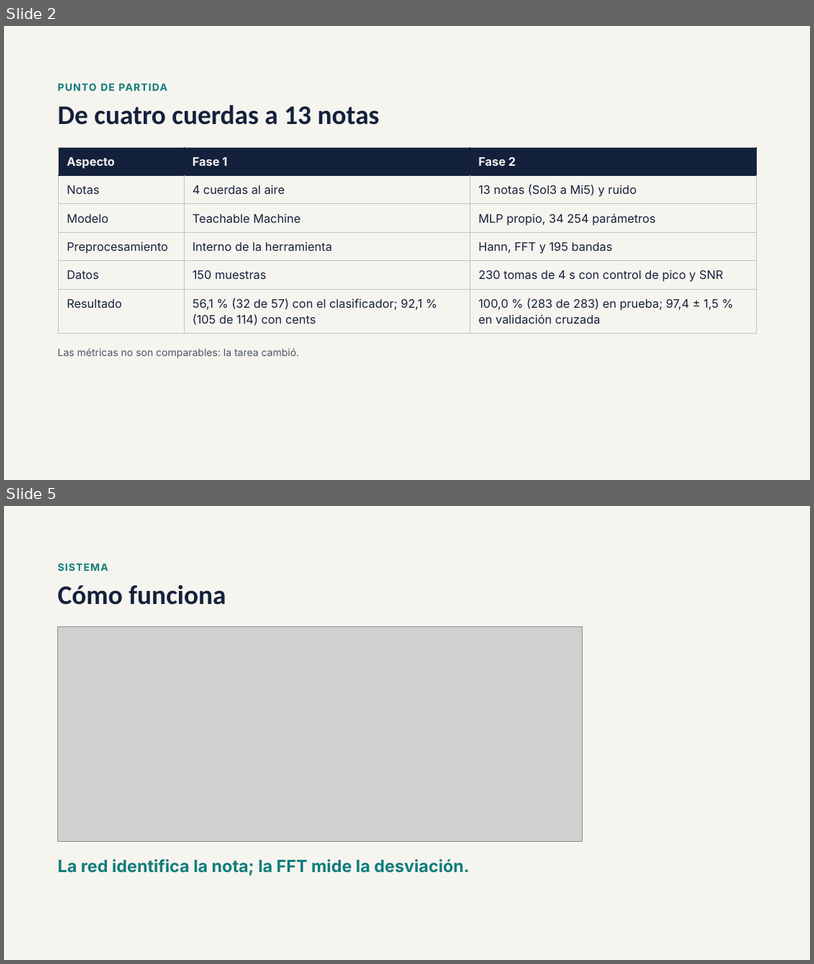
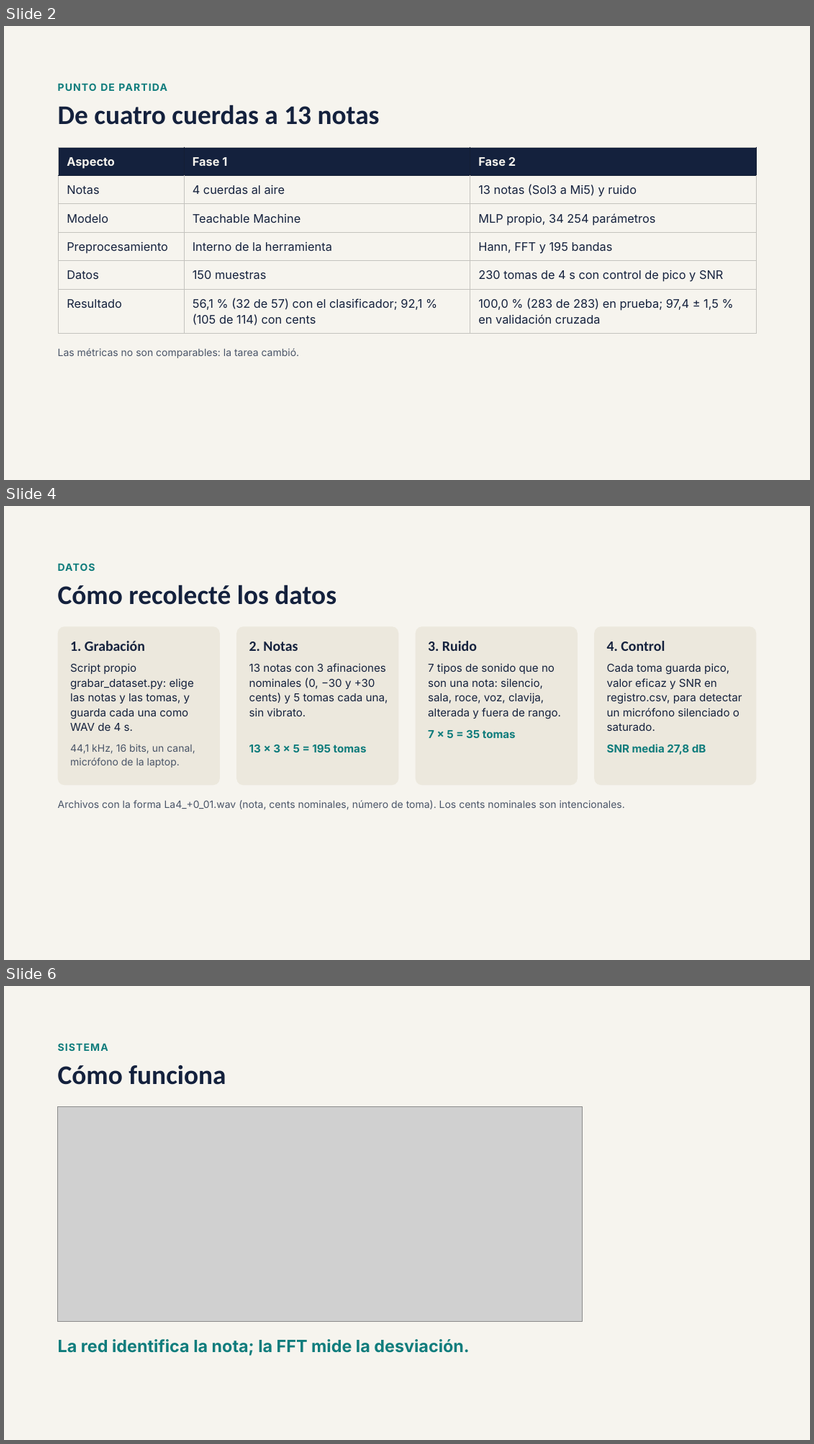
Before and after one commit to belenmejia07/ModeloAfinador, a slide deck: docs/Afinador_Violin_IA_fase2.pptx. Shown one above the other, each under a label of ours: slides 2 and 5 before the commit, slides 2, 4 and 6 after it; the slides between them are not shown. The pictures are 814x964 and 814x1444 pixels, drawn with LibreOffice and Linux fonts; fonts in the diff are those of the drawing; grey boxes stand for pictures. Boxes give left, top, right and bottom in pixels: in the first picture for what was removed or moved away, otherwise in the second. Text is boxed around its words. In the diff, an @@ line names an element or a change of style, - is before the commit and + after.

```diff
--- a/docs/Afinador_Violin_IA_fase2.pptx
+++ b/docs/Afinador_Violin_IA_fase2.pptx
@@ slide 4 added at (4,506,810,960), background #F6F4EE @@
@@ text added at (58,563,95,571), 12 pt, text #0F7C7C, bold @@
+DATOS
@@ title added at (58,584,337,605), 32 pt, text #14213D, bold @@
+Cómo recolecté los datos
@@ rounded rectangle added at (58,626,220,785), fill #ECE8DD @@
@@ rounded rectangle added at (237,626,399,785), fill #ECE8DD @@
@@ rounded rectangle added at (416,626,578,785), fill #ECE8DD @@
@@ rounded rectangle added at (594,626,756,785), fill #ECE8DD @@
@@ text added at (70,641,145,651), 17 pt, text #14213D, bold @@
+1. Grabación
@@ text added at (250,641,298,651), 17 pt, text #14213D, bold @@
+2. Notas
@@ text added at (428,641,477,651), 17 pt, text #14213D, bold @@
+3. Ruido
@@ text added at (607,641,665,651), 17 pt, text #14213D, bold @@
+4. Control
@@ text added at (70,663,194,731), 13 pt, text #14213D @@
+Script propio grabar_dataset.py: elige las notas y las tomas, y guarda cada una como WAV de 4 s.
@@ text added at (250,663,388,716), 13 pt, text #14213D @@
+13 notas con 3 afinaciones nominales (0, −30 y +30 cents) y 5 tomas cada una, sin vibrato.
@@ text added at (428,663,561,719), 13 pt, text #14213D @@
+7 tipos de sonido que no son una nota: silencio, sala, roce, voz, clavija, alterada y fuera de rango.
@@ text added at (607,663,743,731), 13 pt, text #14213D @@
+Cada toma guarda pico, valor eficaz y SNR en registro.csv, para detectar un micrófono silenciado o saturado.
@@ text added at (428,730,516,738), 13 pt, text #0F7C7C, bold @@
+7 × 5 = 35 tomas
@@ text added at (70,744,195,767), 12 pt, text #4A5568 @@
+44,1 kHz, 16 bits, un canal, micrófono de la laptop.
@@ text added at (250,744,367,752), 13 pt, text #0F7C7C, bold @@
+13 × 3 × 5 = 195 tomas
@@ text added at (607,744,707,754), 13 pt, text #0F7C7C, bold @@
+SNR media 27,8 dB
@@ text added at (58,800,625,810), 12 pt, text #4A5568 @@
+Archivos con la forma La4_+0_01.wav (nota, cents nominales, número de toma). Los cents nominales son intencionales.
@@ what was slide 5 is now slide 6 @@
```
Also in this commit, not shown: 3 slides changed, 4 other slides added, 4 other files.
